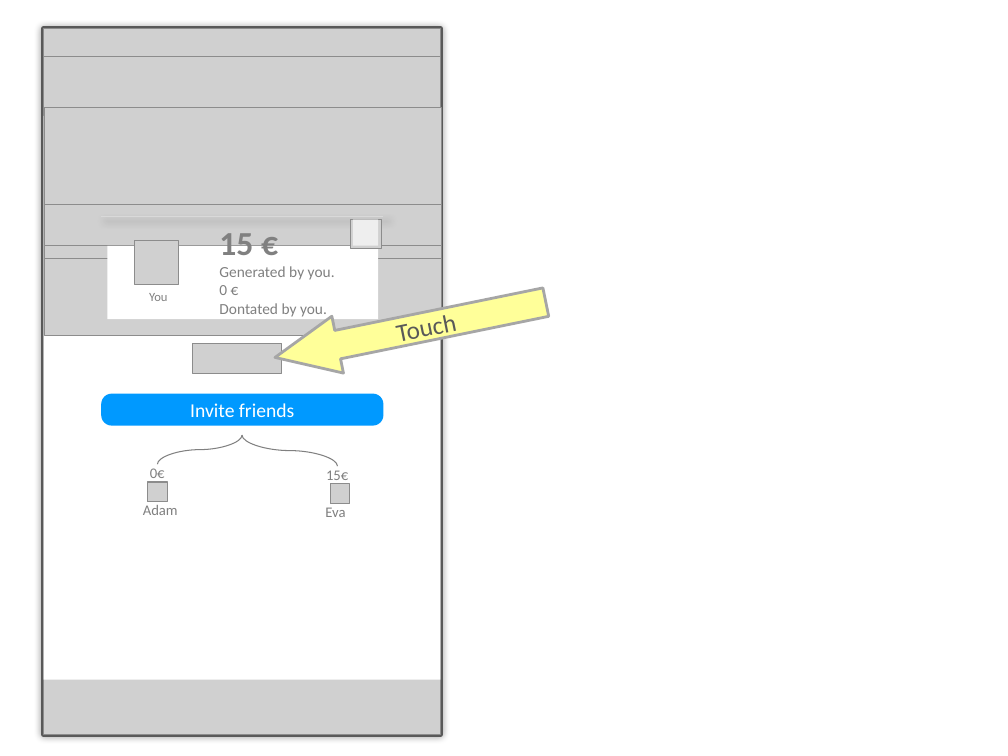
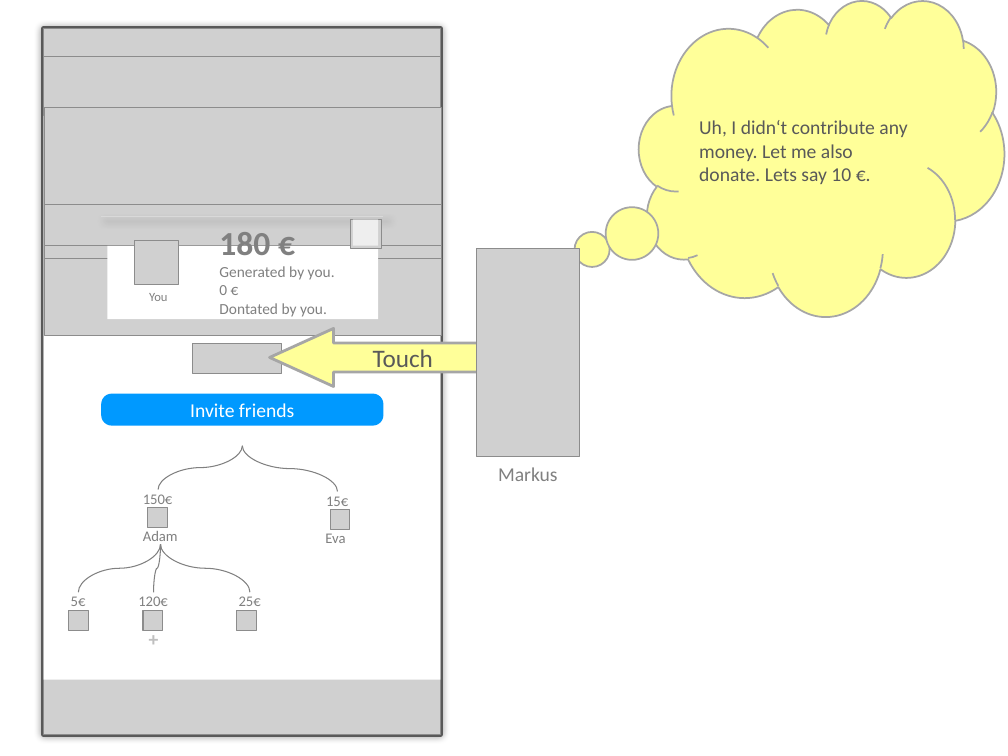
Before and after one commit to MoritzTheile/com.supeyou, a slide deck: slide 12 of com.supeyou.project/doc/SupeYou.pptx (slide 11 before the commit). Drawn at 1008x756 pixels with LibreOffice and Linux fonts; fonts in the diff are those of the drawing; grey boxes stand for pictures. Boxes give left, top, right and bottom in pixels: in the first picture for what was removed or moved away, otherwise in the second. Text is boxed around its words. In the diff, an @@ line names an element or a change of style, - is before the commit and + after.

```diff
--- a/com.supeyou.project/doc/SupeYou.pptx
+++ b/com.supeyou.project/doc/SupeYou.pptx
@@ thought cloud added at (639,0,1004,316), fill #FFFF99, outline #A6A6A6 1.25 pt, 14 pt, text #595959 @@
+Uh, I didn‘t contribute any money. Let me also donate. Lets say 10 €.
@@ text at (219,232,270,263): text changed @@
-15 €
+180 €
@@ picture added at (477,249,580,457) @@
@@ right arrow "Touch" at (270,329,504,387): rotation 348 to 0 degrees @@
@@ curved line moved from (242, 435) - (157, 465) to (242, 446) - (158, 490) @@
@@ curved line moved from (242, 435) - (338, 466) to (242, 446) - (338, 492) @@
@@ text removed at (150,468,165,483) @@
-0€
@@ text added at (498,467,558,481), 14 pt, text #808080 @@
+Markus
@@ text added at (143,494,173,508), 10.5 pt, text #808080 @@
+150€
@@ 3 texts, 2 pictures: place and size @@
-3 texts, 2 pictures at (143,470,350,517)
+3 texts, 2 pictures at (143,496,350,545)
@@ curved line added from (160, 544) to (79, 593), #F2F2F2 0.75 pt @@
@@ curved line added from (160, 544) to (153, 593), #F2F2F2 0.75 pt @@
@@ curved line added from (160, 544) to (250, 593), #F2F2F2 0.75 pt @@
@@ text added at (71,596,86,611), 10.5 pt, text #808080 @@
+5€
@@ text added at (138,596,168,611), 10.5 pt, text #808080 @@
+120€
@@ text added at (239,596,261,611), 10.5 pt, text #808080 @@
+25€
@@ picture added at (69,610,89,630) @@
@@ text added at (139,622,169,656), 14 pt, text #BFBFBF, bold @@
++
@@ picture added at (143,610,163,630) @@
@@ picture added at (236,610,256,630) @@
```
Also in this commit, not shown: 12 other slides changed, 7 slides added, 6 slides removed, 1 other file.
